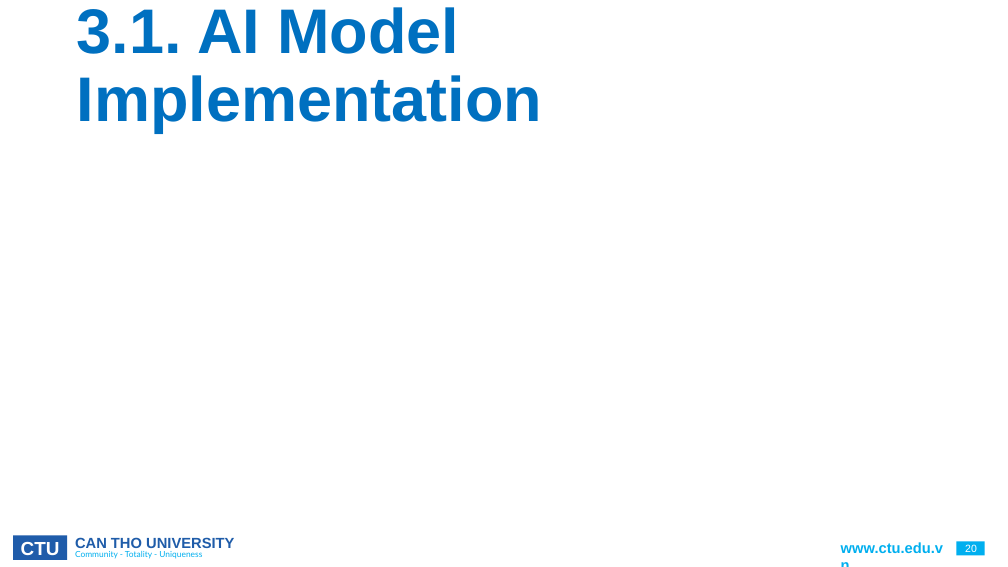
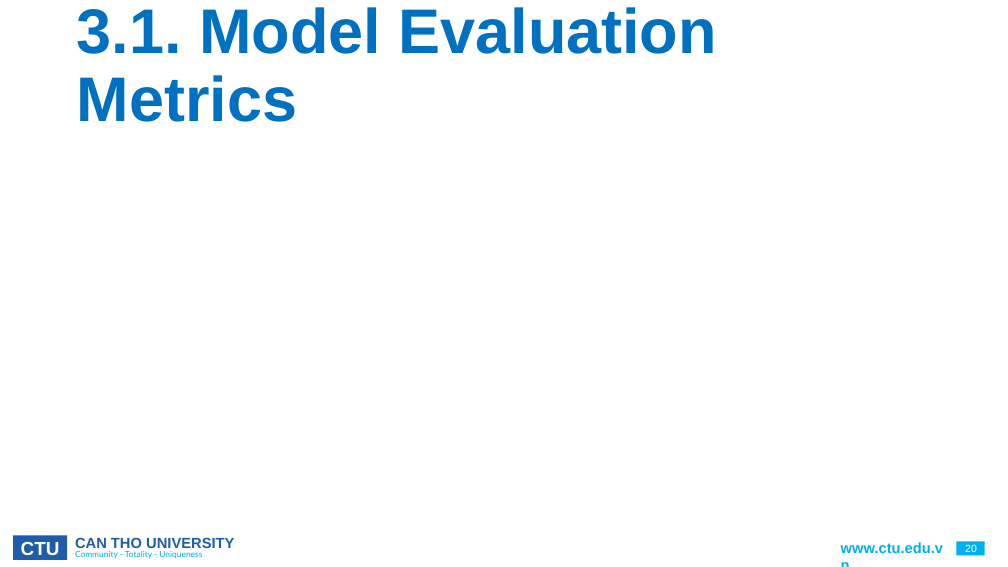
Before and after one commit to CommonHouseCat/fungiscan-mushroom-identifier, a slide deck: slide 20 of Báo cáo/GraduationThesis.pptx. Drawn at 1008x567 pixels with LibreOffice and Linux fonts; fonts in the diff are those of the drawing; grey boxes stand for pictures; background and template pictures are left out. Boxes give left, top, right and bottom in pixels: in the first picture for what was removed or moved away, otherwise in the second. Text is boxed around its words. In the diff, an @@ line names an element or a change of style, - is before the commit and + after.

```diff
--- a/Báo cáo/GraduationThesis.pptx
+++ b/Báo cáo/GraduationThesis.pptx
@@ title at [77, 7, 717, 122]: text changed @@
-3.1. AI Model Implementation
+3.1. Model Evaluation Metrics
```
Also in this commit, not shown: 9 other slides changed, 2 slides removed.
